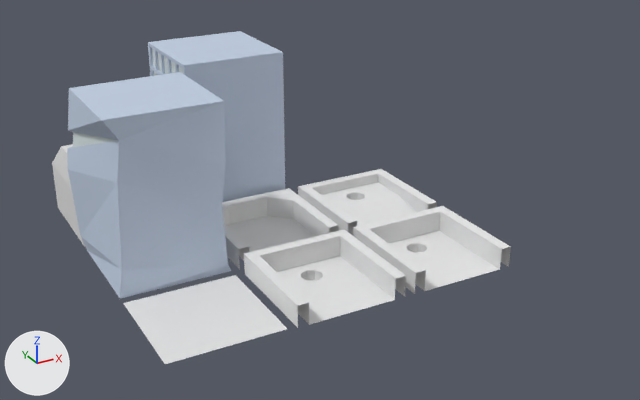
A saved change to the Blender file assets/corridor_limat_assets.blend.
Both versions are drawn from a 50 mm lens placed at (-4.21, -15.97, 7.37), pointed at (2.47, -3.82, 1.3). The lights are fixed; the arrows at lower left show +X, +Y and +Z.

In view in the first picture: 'Floor', 'building1', 'capflat', 'fancy building', 'hole1', 'hole2', 'secondhold', 'villa'.
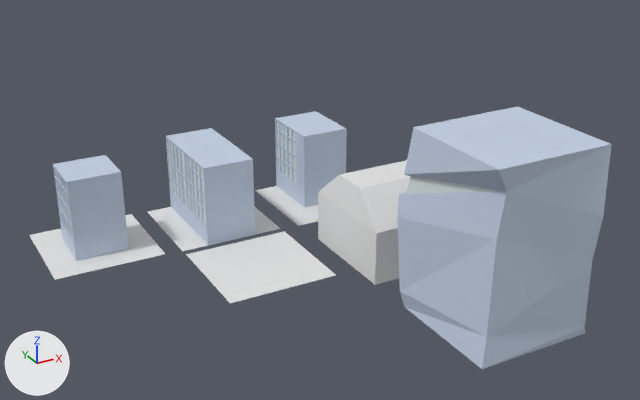
What differs and where, as boxes [x1, y1, x2, y2] in the pictures (640 x 400 px):
'fancy building', moved: before [67, 72, 231, 299]; after [397, 106, 612, 369]
'Floor', moved: before [123, 275, 287, 364]; after [186, 231, 336, 303]
'building1', deleted: before [148, 31, 285, 202]
'secondhold', deleted: before [244, 229, 406, 328]
'double_building', added: after [148, 128, 281, 251]
'lone_building', added: after [29, 155, 165, 280]
'villa', moved: before [52, 144, 85, 247]; after [318, 160, 410, 285]
'hole2', deleted: before [354, 206, 511, 294]
'building_edge', added: after [255, 111, 347, 226]
'capflat', deleted: before [222, 188, 339, 269]
'hole1', deleted: before [298, 169, 437, 236]

Patch to the scene script:
```diff
--- a/assets/corridor_limat_assets.blend.py
+++ b/assets/corridor_limat_assets.blend.py
@@ mat_inside1_003 @@
+mat_inside1_003 = principled_material('inside1.003')
+mat_inside1_003.base_color = (0.713, 0.793, 0.8)  # white #dce6e7
@@ mat_outside1_003 @@
+mat_outside1_003 = principled_material('outside1.003')
+mat_outside1_003.base_color = (0.556, 0.651, 0.8)  # white #c5d3e7
@@ mat_white @@
+mat_white = principled_material('white')
+mat_white.base_color = (0.8, 0.8, 0.8)  # white #e7e7e7
@@ mat_outside1_002 @@
+mat_outside1_002 = principled_material('outside1.002')
+mat_outside1_002.base_color = (0.556, 0.651, 0.8)  # white #c5d3e7
@@ mat_inside1_002 @@
+mat_inside1_002 = principled_material('inside1.002')
+mat_inside1_002.base_color = (0.713, 0.793, 0.8)  # white #dce6e7
@@ me_plane_012 @@
+me_plane_012.from_pydata(...)  # 264 vertices, 215 faces; spans x -2.04..2.1, y -2.06..2.08, z 0.0..3.16
+# faces by material slot: [193, 21, 1]
+me_plane_012.materials.append(mat_outside1_003)  # white #c5d3e7
+me_plane_012.materials.append(mat_inside1_003)  # white #dce6e7
+me_plane_012.materials.append(mat_white)  # white #e7e7e7
@@ me_plane_011 @@
+me_plane_011.from_pydata(...)  # 484 vertices, 369 faces; spans x -2.04..2.1, y -2.06..2.08, z 0.0..3.16
+# faces by material slot: [326, 42, 1]
+me_plane_011.materials.append(mat_outside1_002)  # white #c5d3e7
+me_plane_011.materials.append(mat_inside1_002)  # white #dce6e7
+me_plane_011.materials.append(mat_white)  # white #e7e7e7
@@ me_plane_004_1 @@
+me_plane_004_1.from_pydata(...)  # 244 vertices, 203 faces; spans x -2.04..2.1, y -2.06..2.08, z 0.0..3.16
+# faces by material slot: [182, 20, 1]
+me_plane_004_1.materials.append(mat_outside1)  # white #c5d3e7
+me_plane_004_1.materials.append(mat_inside1)  # white #dce6e7
+me_plane_004_1.materials.append(mat_white)  # white #e7e7e7
@@ ob_capflat @@
-ob_capflat = bpy.data.objects.new('capflat', me_plane_008)
-ob_capflat.location = (2.2, -2.2, 0.0)
@@ ob_hole1 @@
-ob_hole1 = bpy.data.objects.new('hole1', me_plane_017)
-ob_hole1.location = (4.4, -2.2, 0.0)
@@ ob_hole2 @@
-ob_hole2 = bpy.data.objects.new('hole2', me_plane_003)
-ob_hole2.location = (4.4, -4.4, 0.0)
@@ ob_secondhold @@
-ob_secondhold = bpy.data.objects.new('secondhold', me_plane_009)
-ob_secondhold.location = (2.21, -4.4, 0.0)
@@ ob_floor @@
 ob_floor = bpy.data.objects.new('Floor', me_plane_010)
-ob_floor.location = (0.05, -4.35, 0.0)
+ob_floor.location = (1.58, -3.2, 0.0)
@@ ob_fancy_building @@
 ob_fancy_building = bpy.data.objects.new('fancy building', me_plane_001)
-ob_fancy_building.location = (0.05, -2.18, 0.0)
+ob_fancy_building.location = (4.01, -6.67, 0.0)
@@ ob_villa @@
 ob_villa = bpy.data.objects.new('villa', me_plane_002)
-ob_villa.location = (0.05, -0.01, 0.0)
+ob_villa.location = (3.99, -3.81, 0.0)
@@ ob_building1 @@
-ob_building1 = bpy.data.objects.new('building1', me_plane_004)
-ob_building1.location = (2.19, -0.05, 0.0)
@@ ob_building_edge @@
+ob_building_edge = bpy.data.objects.new('building_edge', me_plane_012)
+ob_building_edge.location = (3.92, -1.11, 0.0)
+ob_building_edge.scale = (0.483, 0.483, 0.483)
@@ ob_double_building @@
+ob_double_building = bpy.data.objects.new('double_building', me_plane_011)
+ob_double_building.location = (1.56, -1.06, 0.0)
+ob_double_building.scale = (0.483, 0.483, 0.483)
@@ ob_lone_building @@
+ob_lone_building = bpy.data.objects.new('lone_building', me_plane_004_1)
+ob_lone_building.location = (-0.75, -1.02, 0.0)
+ob_lone_building.scale = (0.483, 0.483, 0.483)
```
